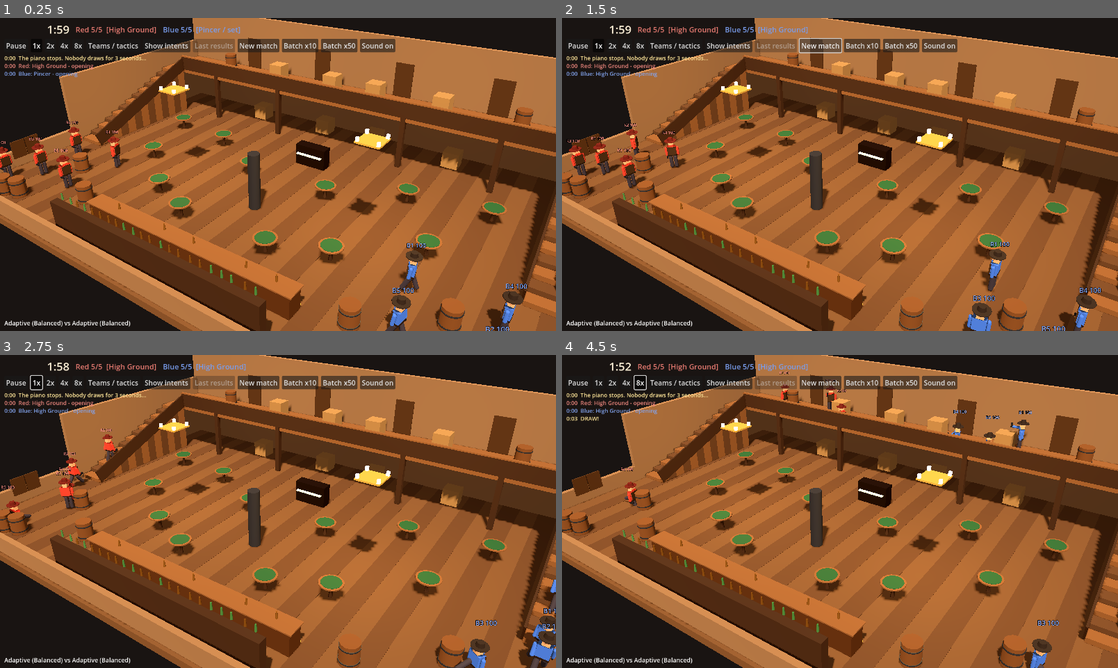
Above: before the commit, frames 1-4 (two rows, left to right).
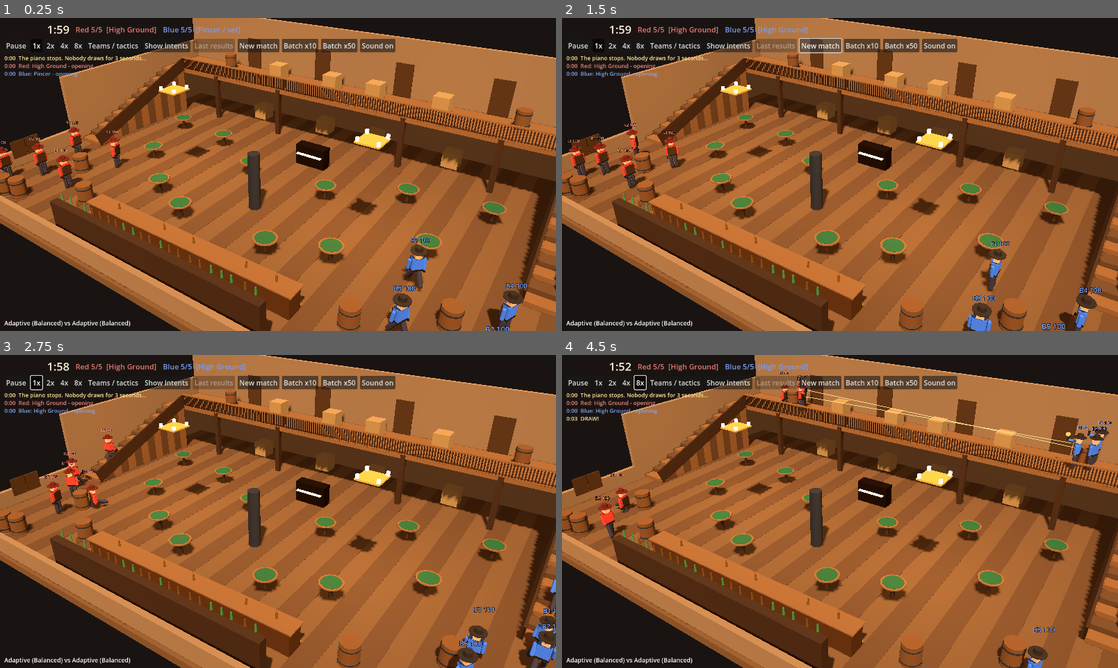
Above: after the commit, the same moments.

Repository: nathandunn/brawl-bots
Game: Godot game, scene res://scenes/Main.tscn
Two runs of this game, one before a commit and one after it. Both use one fixed random seed, a clock stepped at 60 frames per second and the inputs below.
Inputs:
- Up to frame 1 (0.25 s): no input
- Up to frame 2 (1.5 s): click "New match" at 0.5 s; click "New match" at 1.25 s
- Up to frame 3 (2.75 s): click "1x" at 2 s
- Up to frame 4 (4.5 s): click "2x" at 2.75 s; click "4x" at 3.5 s; click "8x" at 4.25 s

The runs differ from the first frame. In frame 1, 3.1% of the frame differs, in the area x 32-100%, y 11-100%; in frame 2, 2.3%; in frame 3, 3.6%; in frame 4, 4.3%, in the area x 6-100%, y 5-100%.

Commit message:
Saloon Bots v2: doctrine and personality levelling
- Rested aim: a man set and watching his lane aims faster and truer (defence now beats a charge)
- Disciplined men stop to take a shot instead of firing on the run
- Balcony rail is a balustrade: see-through, slugs pass half the time
- Teams send a man up the stairs to clear an enemy-held balcony (except when digging in)
- Adaptive digs in against a charge; Rush concentrates on the enemy's floor group
- Bait runs back as soon as he has shown himself; ambushers sneak
- Patience pays: slower squeeze, tighter shot, lower bar to fire; ducking keeps the target
- Lane check stops friendly fire; flipped tables drawn standing; HUD clear of the Apps button
- League tooling: --pairs, --part; balance tables in README

Co-Authored-By: Claude Opus 5.5 <noreply@anthropic.com>
Claude-Session: https://claude.ai/code/session_01RTbU7mxf7zmZr6Ak5xPidZ

Diff:
--- a/scripts/gunman.gd
+++ b/scripts/gunman.gd
@@ -82,6 +82,8 @@
 var stuck_t := 0.0
 var still_t := 0.0          # how long he has been set (not moving) - a set man has his gun up
 var rested := false
+var last_target: Gunman = null   # who we were on before we ducked
+var last_target_t := -99.0
 var _last_pos := Vector3.ZERO
 var visible_enemies: Array[Gunman] = []
 var celebrating := false
@@ -111,7 +113,7 @@
 
 func _ready() -> void:
 	collision_layer = Saloon.LAYER_MEN
-	collision_mask = Saloon.LAYER_WORLD | Saloon.LAYER_MEN | Saloon.LAYER_MOVE
+	collision_mask = Saloon.LAYER_WORLD | Saloon.LAYER_MEN | Saloon.LAYER_MOVE | Saloon.LAYER_SOFT
 	floor_max_angle = deg_to_rad(50)
 	floor_snap_length = 0.45
 	var cs := CollisionShape3D.new()
@@ -645,6 +647,9 @@
 			want = to.normalized() * spd
 	elif flip_table != null and path_i >= path.size():
 		_do_flip()
+	# a steady man stops to take his shot instead of firing on the run
+	if aim_target != null and move_mode != "sprint" and p("discipline") + 0.3 * p("patience") > 0.4 and want.length() > 0.0:
+		want = Vector3.ZERO
 	var accel := 14.0
 	velocity.x = move_toward(velocity.x, want.x, accel * delta)
 	velocity.z = move_toward(velocity.z, want.z, accel * delta)
@@ -772,6 +777,9 @@
 			if e.aim_target == self and e.aim_t > 0.12 and not e.reloading:
 				if rng.randf() < (0.08 + 0.25 * p("caution") - 0.15 * p("nerve")) and _in_cover():
 					duck_t = 0.5 + 0.5 * p("caution")
+					if aim_target != null:
+						last_target = aim_target
+						last_target_t = manager.elapsed
 					aim_target = null
 					aim_t = 0.0
 					return
@@ -788,17 +796,21 @@
 			_suppress()
 		return
 	if tgt != aim_target:
+		var reacquire := tgt == last_target and manager.elapsed - last_target_t < 2.5
 		aim_target = tgt
 		aim_t = 0.0
-		consec = 0
+		if not reacquire:
+			consec = 0
 		var d := flat_dist(tgt.global_position)
 		fanning = p("trigger") > 0.45 and d < 7.0 + 5.0 * p("trigger") or (p("trigger") > 0.8 and d < 14.0)
-		aim_need = (0.14 if fanning else 0.7 - 0.2 * p("trigger"))
+		aim_need = (0.14 if fanning else (0.7 - 0.2 * p("trigger")) * (1.0 + 0.2 * p("patience")))
 		# a man who is set and already watching that way has his hammer back and his eye on the
 		# lane: the defender's edge over a man who has to run into his sights
 		rested = still_t > 0.8 and facing(tgt.global_position, 0.6)
 		if rested:
-			aim_need *= 0.45
+			aim_need *= 0.65
+		if reacquire:
+			aim_need *= 0.5   # he ducked knowing exactly where to come back up
 	if stagger_t > 0.0:
 		return
 	aim_t += delta * (1.0 - 0.4 * minf(suppression, 1.0))
@@ -828,7 +840,7 @@
 	var moving := is_moving()
 	var best: Gunman = null
 	var best_v := 0.0
-	var thr := 0.12 + 0.3 * p("patience") - 0.12 * p("aggression") + (0.15 if policy == "exposed_only" else 0.0) + (0.1 if moving and p("discipline") > 0.6 else 0.0)
+	var thr := 0.1 + 0.14 * p("patience") - 0.08 * p("aggression") + (0.15 if policy == "exposed_only" else 0.0) + (0.1 if moving and p("discipline") > 0.6 else 0.0)
 	if policy == "hold_fire":
 		thr = 0.95
 	for e in visible_enemies:
@@ -919,9 +931,11 @@
 		sigma *= 1.4
 	if fanning:
 		sigma *= 2.6
+	else:
+		sigma *= 1.0 - 0.4 * p("patience")   # the patient man's slower squeeze lands
 	sigma *= 1.0 - 0.1 * mini(consec, 3)
 	if rested and not is_moving():
-		sigma *= 0.8
+		sigma *= 0.88
 	var res := manager.fire_bullet(self, _aim_point(tgt), sigma)
 	cylinder -= 1
 	consec += 1
@@ -933,6 +947,8 @@
 	_flash()
 	# a careful man ducks after every shot; a gunslinger stands in it
 	if _in_cover() and rng.randf() < 0.25 + 0.6 * p("caution") - 0.3 * p("nerve"):
+		last_target = aim_target
+		last_target_t = manager.elapsed
 		aim_target = null
 		duck_t = 0.25 + 0.4 * p("caution")
 	_update_label()
--- a/scripts/match_manager.gd
+++ b/scripts/match_manager.gd
@@ -265,7 +265,7 @@
 	var up := right.cross(dir).normalized()
 	dir = (dir + right * rng.randfn(0.0, sigma) + up * rng.randfn(0.0, sigma)).normalized()
 	var end := from + dir * 45.0
-	var hit := saloon.ray(from, end)
+	var hit := saloon.bullet_ray(from, end, rng)
 	var stop: Vector3 = hit.get("position", end)
 	var seg_len := from.distance_to(stop)
 	shooter.stats["shots"] += 1
--- a/scripts/saloon.gd
+++ b/scripts/saloon.gd
@@ -12,6 +12,8 @@
 const LAYER_MEN := 2
 const LAYER_RAGDOLL := 16
 const LAYER_MOVE := 32        # blocks men only (the footprint of an upright table)
+const LAYER_SOFT := 64        # balusters: men can't walk through, eyes see through, slugs stop half the time
+const SOFT_STOP := 0.5
 
 const HALF_X := 15.0
 const HALF_Z := 10.0
@@ -22,6 +24,7 @@
 const STAIR_BOT_Z := 2.0
 const STAIR_TOP_Z := -6.5
 const CLEAR := 0.42           # body radius + a whisker
+const RAIL_H := 0.9
 
 ## obstacles per level: {kind, c: Vector2, half: Vector2 | r: float, h: float, level, cover, name}
 var obstacles: Array[Dictionary] = []
@@ -186,9 +189,27 @@
 	_box(Vector3(HALF_X * 2, 0.25, 3.5), Vector3(0, BALC_Y - 0.125, -HALF_Z + 1.75), "wood")
 	# balcony railing (a solid balustrade - low cover for the men upstairs)
 	var rail_half := HALF_X - STAIR_HW * 2 - 0.05
-	_box(Vector3(rail_half * 2, 1.0, 0.1), Vector3(0, BALC_Y + 0.5, BALC_Z), "dark")
-	_rect_obs(Vector2(0, BALC_Z), Vector2(rail_half, 0.05), 1.0, 1, true, "railing")
-	_deco_box(Vector3(rail_half * 2, 0.08, 0.2), Vector3(0, BALC_Y + 1.02, BALC_Z), "wood")
+	# 0.9 m: a man crouched behind it still shows the crown of his hat to the floor below,
+	# so the balcony is strong but not a fortress
+	# A balustrade, not a wall: you can see between the balusters, and a slug gets through
+	# about half the time - so the balcony is strong ground but not a fortress.
+	var rail := StaticBody3D.new()
+	rail.collision_layer = LAYER_SOFT
+	rail.collision_mask = 0
+	var rcs := CollisionShape3D.new()
+	var rsh := BoxShape3D.new()
+	rsh.size = Vector3(rail_half * 2, RAIL_H, 0.1)
+	rcs.shape = rsh
+	rail.position = Vector3(0, BALC_Y + RAIL_H * 0.5, BALC_Z)
+	rail.add_child(rcs)
+	add_child(rail)
+	var bx := -rail_half
+	while bx <= rail_half:
+		_deco_box(Vector3(0.07, RAIL_H, 0.07), Vector3(bx, BALC_Y + RAIL_H * 0.5, BALC_Z), "dark")
+		bx += 0.16
+	_deco_box(Vector3(rail_half * 2, 0.08, 0.16), Vector3(0, BALC_Y + RAIL_H, BALC_Z), "wood")
+	_deco_box(Vector3(rail_half * 2, 0.06, 0.12), Vector3(0, BALC_Y + 0.05, BALC_Z), "wood")
+	_rect_obs(Vector2(0, BALC_Z), Vector2(rail_half, 0.05), RAIL_H, 1, false, "railing")
 	# posts holding it up
 	for x in [-10.0, -4.5, 4.5, 10.0]:
 		_box(Vector3(0.3, BALC_Y, 0.3), Vector3(x, BALC_Y * 0.5, BALC_Z - 0.1), "dark")
@@ -559,6 +580,24 @@
 	return get_world_3d().direct_space_state.intersect_ray(q)
 
 
+## A slug's flight: hard cover stops it; balusters stop it with probability SOFT_STOP.
+func bullet_ray(from: Vector3, to: Vector3, rng: RandomNumberGenerator) -> Dictionary:
+	var space := get_world_3d().direct_space_state
+	var q := PhysicsRayQueryParameters3D.create(from, to, LAYER_WORLD | LAYER_SOFT)
+	var excl: Array[RID] = []
+	for i in 4:
+		q.exclude = excl
+		var hit := space.intersect_ray(q)
+		if hit.is_empty():
+			return hit
+		var col: CollisionObject3D = hit["collider"]
+		if col.collision_layer & LAYER_SOFT and rng.randf() > SOFT_STOP:
+			excl.append(hit["rid"])
+			continue
+		return hit
+	return {}
+
+
 func reset_props() -> void:
 	for tb in tables:
 		tb.reset()
--- a/scripts/team_brain.gd
+++ b/scripts/team_brain.gd
@@ -49,6 +49,8 @@
 var _last_damage_t := 0.0
 var groups := [[], []]          # leapfrog / pincer split
 var _bait_shots0 := 0
+var _stormer: Gunman = null      # sent up the stairs to clear their men off the balcony
+var _upstairs_t := 0.0
 
 # tactical map
 var _n := 0
@@ -227,6 +229,16 @@
 	if n == 0:
 		return enemy_home()
 	return c / n
+
+
+func _ground_contacts_centroid() -> Vector3:
+	var c := Vector3.ZERO
+	var n := 0
+	for e in contacts:
+		if is_instance_valid(e) and e.alive and float(contacts[e]["pos"].y) < 1.0:
+			c += contacts[e]["pos"]
+			n += 1
+	return c / n if n > 0 else threat_centroid()
 
 
 func team_centroid() -> Vector3:
@@ -504,6 +516,7 @@
 	if want != plan:
 		_set_plan(want, why)
 	_assign(own)
+	_assign_storm(own)
 	_assign_punish(own)
 
 
@@ -549,8 +562,10 @@
 					_enter_phase("charge")
 					log_event("%s: CHARGE!" % manager.TEAM_NAMES[team], true)
 			else:
+				# concentration of force: all five onto their floor group, the men upstairs can wait
+				var gc := _ground_contacts_centroid()
 				for g in own:
-					orders[g] = _order("push", ec, 1.0, "free", "sprint")
+					orders[g] = _order("push", gc, 1.0, "free", "sprint")
 		"Pincer":
 			if groups[0].is_empty():
 				var r := _rank(own, func(g): return g.p("height") + g.p("cunning"))
@@ -633,6 +648,40 @@
 				orders[g] = _order("free", null, 0.0, "free", "run")
 
 
+## Every gang knows a balcony full of guns has to be cleared: when two or more of them have
+## held it for a while and none of us is up there, the boldest climber goes up the nearest
+## stair after them. A team that is digging in leaves them be.
+func _assign_storm(own: Array[Gunman]) -> void:
+	var up := 0
+	for e in contacts:
+		if is_instance_valid(e) and e.alive and float(contacts[e]["pos"].y) > 2.6:
+			up += 1
+	var ours := 0
+	for g in own:
+		if g.level() == 1:
+			ours += 1
+	if up >= 2 and ours == 0 and plan != "Dig In":
+		_upstairs_t += 0.5
+	else:
+		_upstairs_t = 0.0
+	if _stormer != null and (not is_instance_valid(_stormer) or not _stormer.alive or up == 0):
+		_stormer = null
+	if _stormer == null and _upstairs_t > 6.0 and own.size() >= 2:
+		var r := _rank(own, func(g): return g.p("aggression") + g.p("cunning") + g.p("height") - (2.0 if _punish.has(g) else 0.0))
+		_stormer = r[0]
+		log_event("%s: %s goes up the stairs to clear the balcony" % [manager.TEAM_NAMES[team], _stormer.gm_name], true)
+	if _stormer != null:
+		# up our own stair and along the balcony toward them
+		var ex := 0.0
+		var n := 0
+		for e in contacts:
+			if is_instance_valid(e) and e.alive and float(contacts[e]["pos"].y) > 2.6:
+				ex += float(contacts[e]["pos"].x)
+				n += 1
+		var tx := ex / maxf(n, 1)
+		orders[_stormer] = _order("high", _balc(tx + side * 3.0), 0.8, "free", "run")
+
+
 ## The payoff for counting: a man the team has counted empty gets rushed by whoever is best
 ## placed and most willing.
 func _assign_punish(own: Array[Gunman]) -> void:
Not shown, changed: README.md
